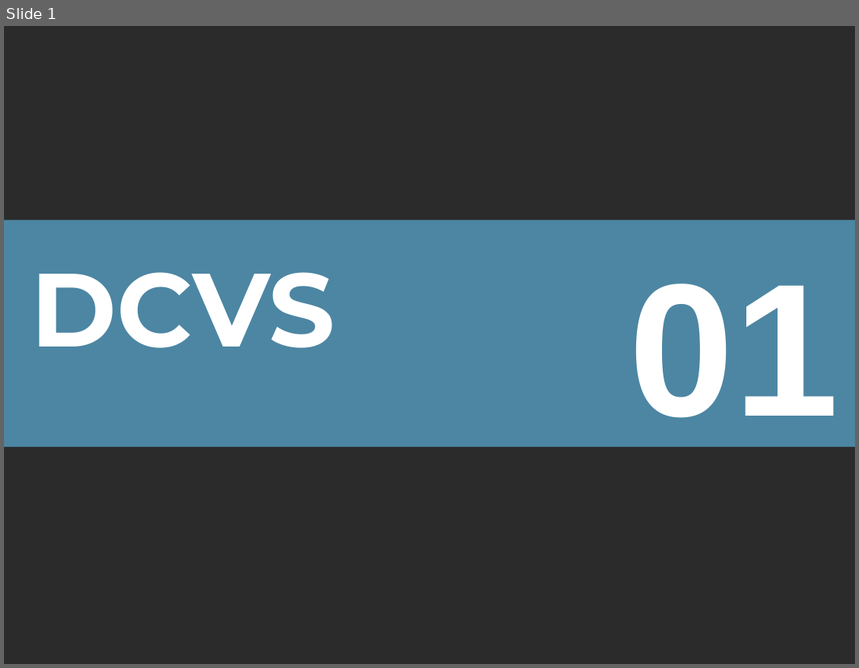
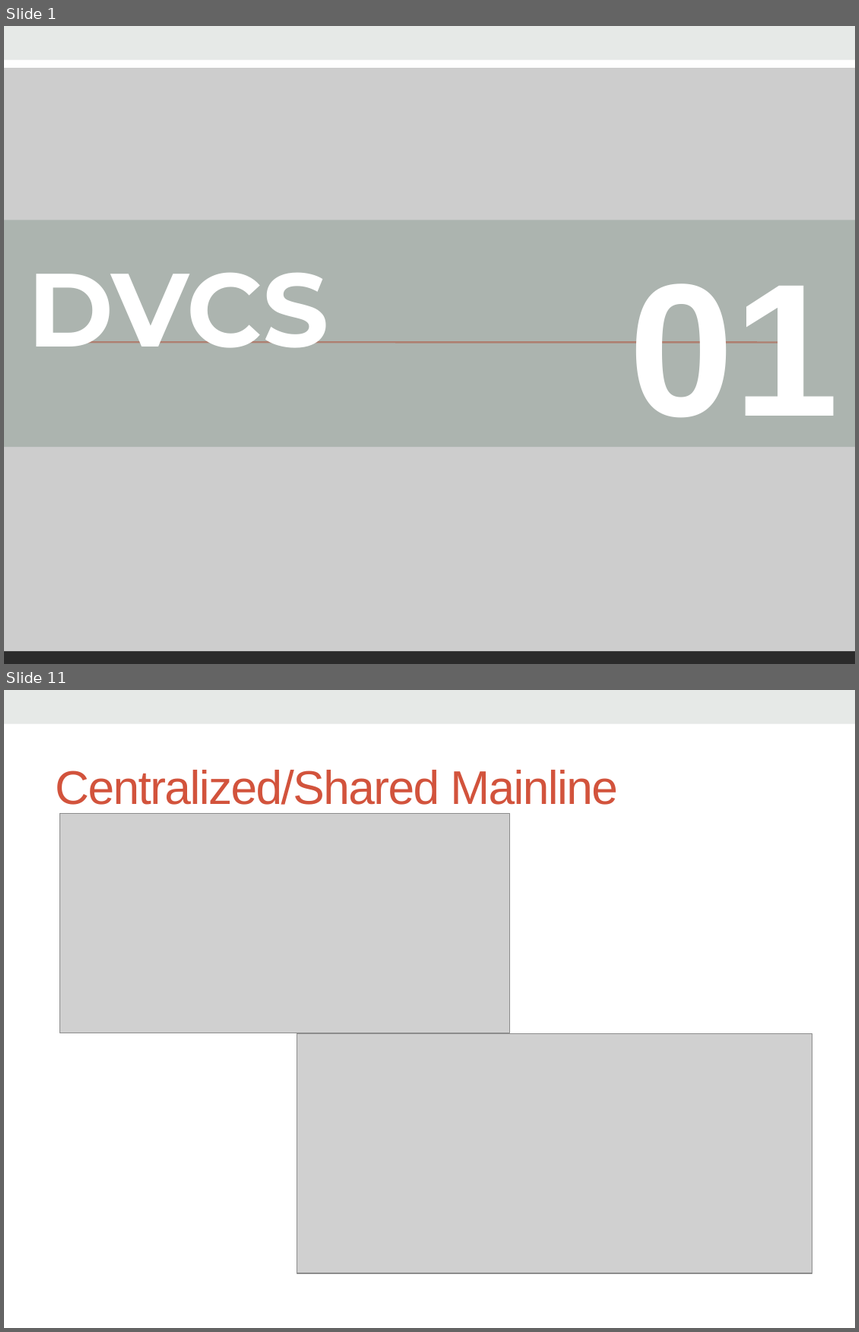
Before and after one commit to calca/ugialtnetconfv5, a slide deck: dcvs.pptx. Shown one above the other, each under a label of ours: slide 1 before the commit, slides 1 and 11 after it; the slides between them are not shown. The pictures are 859x668 and 859x1332 pixels, drawn with LibreOffice and Linux fonts; fonts in the diff are those of the drawing; grey boxes stand for pictures; background and template pictures are left out; a plain dark background stands for a picture behind light text. Boxes give left, top, right and bottom in pixels: in the first picture for what was removed or moved away, otherwise in the second. Text is boxed around its words. In the diff, an @@ line names an element or a change of style, - is before the commit and + after.

```diff
--- a/dcvs.pptx
+++ b/dcvs.pptx
@@ slide 11 added at (4, 690, 855, 1328), background picture (left out); not listed: 2 template elements that a slide beside it also shows @@
@@ title added at (55, 770, 618, 805), 40 pt, text #D2533C @@
+Centralized/Shared Mainline
@@ picture added at (60, 813, 509, 1033) @@
@@ picture added at (297, 1034, 813, 1273) @@
@@ slide 1 changed as well @@
@@ rectangle added at (4, 47, 855, 68), fill #FFFFFF @@
@@ rectangle added at (4, 26, 855, 60), fill #93A299 @@
@@ rectangle added at (4, 26, 855, 651), fill #FFFFFF at 77% opacity @@
@@ rectangle at (4, 220, 855, 447): fill #66CCFF at 57% opacity to #93A299 at 57% opacity @@
@@ text at (28, 273, 329, 348): text changed @@
-DCVS
+DVCS
@@ line added from (68, 343) to (798, 343), #D2533C 1.5 pt @@
```
Also in this commit, not shown: 21 other slides added, 1 slide removed, 2 other files.
